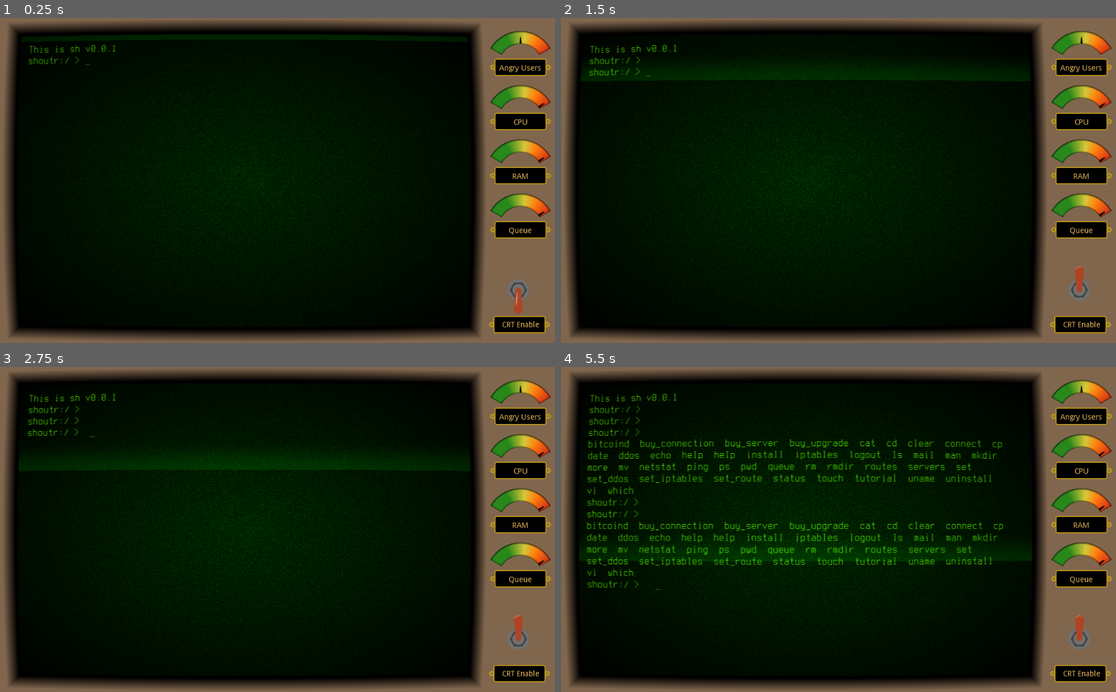
Above: before the commit, frames 1-4 (two rows, left to right).
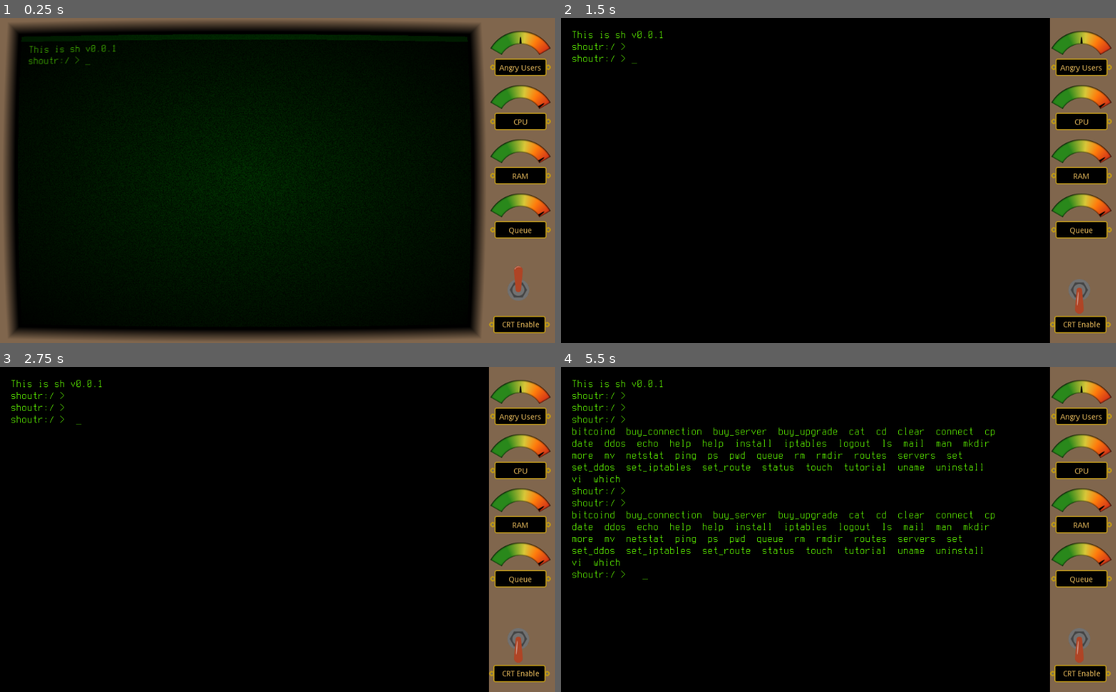
Above: after the commit, the same moments.

Repository: SmBe19/LD46
Game: Godot game, scene res://scn/root.tscn
The game is run twice, just before and just after one commit, with the same random seed, the same clock (stepped at 60 frames per second) and the same inputs.
Inputs (mouse positions are in pixels of both pictures, inside the frame that each line leads up to):
- Up to frame 1 (0.25 s): no input
- Up to frame 2 (1.5 s): click (1077, 291) at 0.5 s; tap Enter at 1.25 s; hold Right from 1.28 s (still down); tap Backspace at 1.35 s
- Up to frame 3 (2.75 s): tap Space at 1.52, 2.27 s; release Right at 2.03 s; hold Down from 2.03 s (still down); tap Enter at 2.1 s
- Up to frame 4 (5.5 s): release Down at 2.78 s; hold Right 2.78-3.53 s; tap Tab at 2.85, 5.1 s; hold Up 3.53-4.28 s; tap Backspace at 3.6 s; tap Space at 3.77, 4.52, 5.27 s; hold Left from 4.28 s (still down); tap Enter at 4.35 s

The runs differ from the first frame. In frame 1, 0.2% of the frame differs, in the area x 92-95%, y 76-92%; in frame 2, 33%; in frame 3, 33%; in frame 4, 35%, in the area x 0-95%, y 0-100%.
Error in both runs: Invalid get index '0' (on base: 'Nil'). (res://src/cmd/sh.gd:63)

Commit message:
fix crt switch

Diff:
--- a/scn/root.tscn
+++ b/scn/root.tscn
@@ -123,10 +123,11 @@
 margin_bottom = 566.0
 rect_pivot_offset = Vector2( 202.295, 77.4499 )
 focus_mode = 0
-custom_styles/hover = SubResource( 6 )
-custom_styles/pressed = SubResource( 5 )
-custom_styles/normal = SubResource( 6 )
+custom_styles/hover = SubResource( 5 )
+custom_styles/pressed = SubResource( 6 )
+custom_styles/normal = SubResource( 5 )
 toggle_mode = true
+pressed = true
 enabled_focus_mode = 0
 script = ExtResource( 8 )
 __meta__ = {
Not shown: 1 places in scn/root.tscn that only renumber resources
